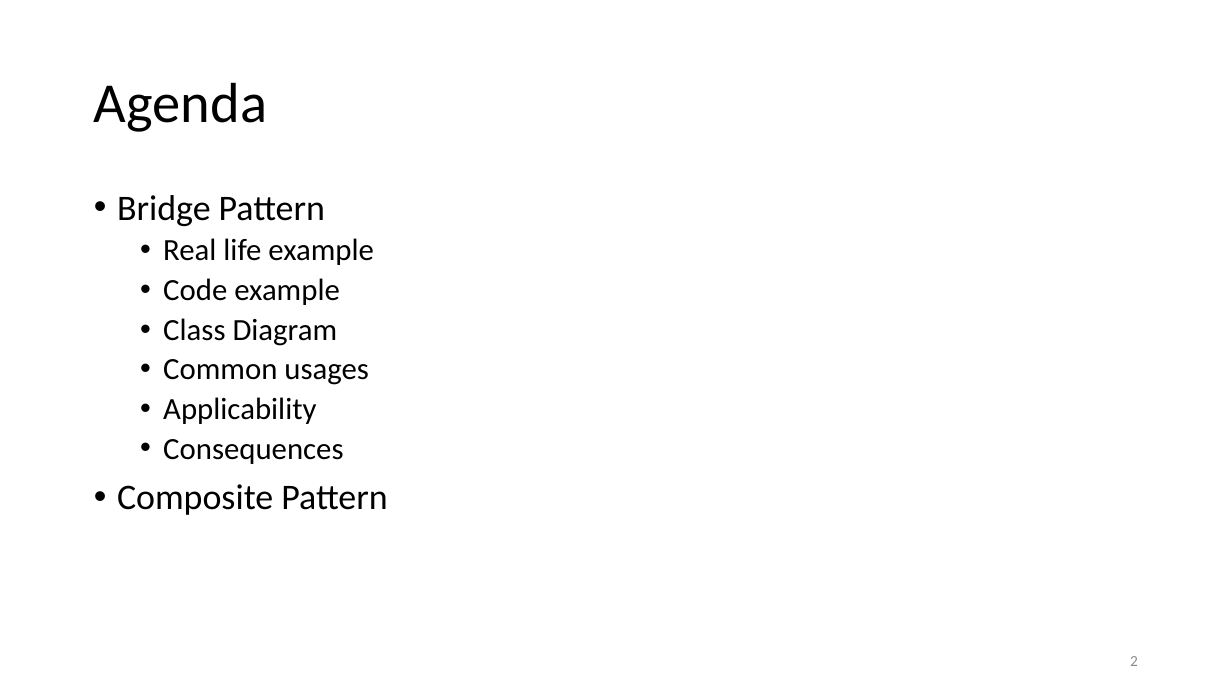
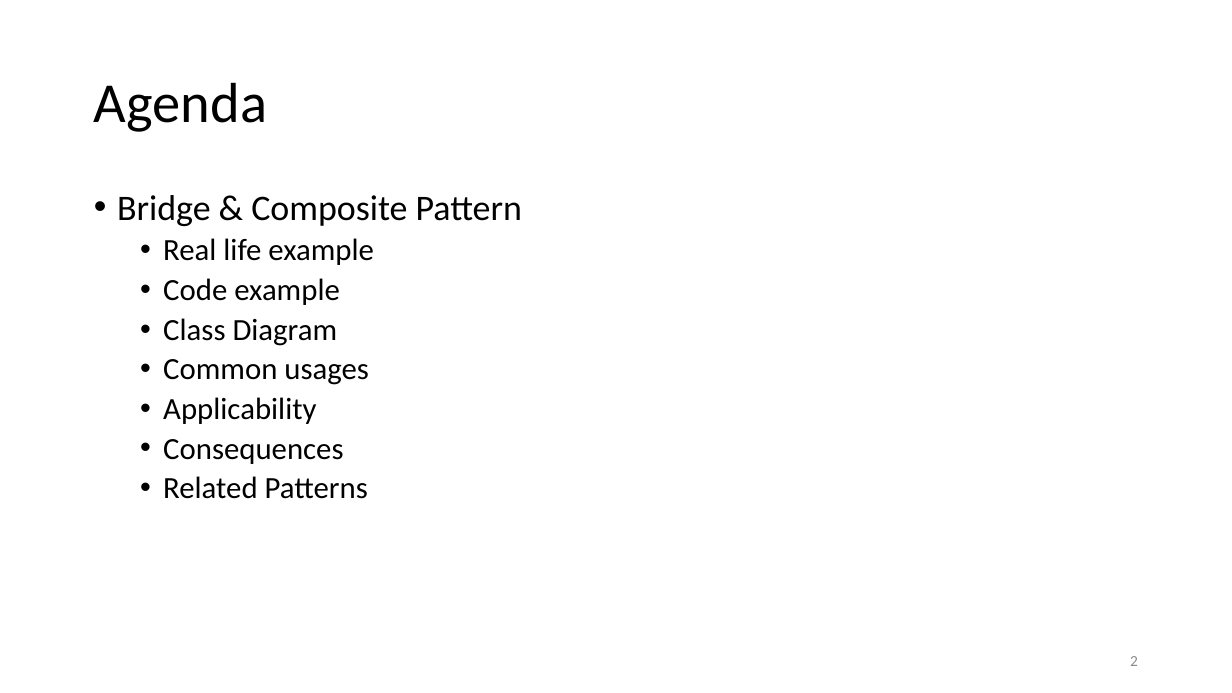
Before and after one commit to esziger/design_patterns, a slide deck: slide 2 of DP02_Bridge_Pattern.pptx. Drawn at 1232x693 pixels with LibreOffice and Linux fonts; fonts in the diff are those of the drawing. Boxes give left, top, right and bottom in pixels: in the first picture for what was removed or moved away, otherwise in the second. Text is boxed around its words. In the diff, an @@ line names an element or a change of style, - is before the commit and + after.

Commit message:
DP02 PPT updated

```diff
--- a/DP02_Bridge_Pattern.pptx
+++ b/DP02_Bridge_Pattern.pptx
@@ text at (117, 195, 522, 226): text changed @@
-• Bridge Pattern
+• Bridge & Composite Pattern
@@ text at (163, 476, 368, 499): text changed; size 28 to 24 pt @@
-• Composite Pattern
+  • Related Patterns
```
Also in this commit, not shown: 3 other slides changed, 6 slides added.
